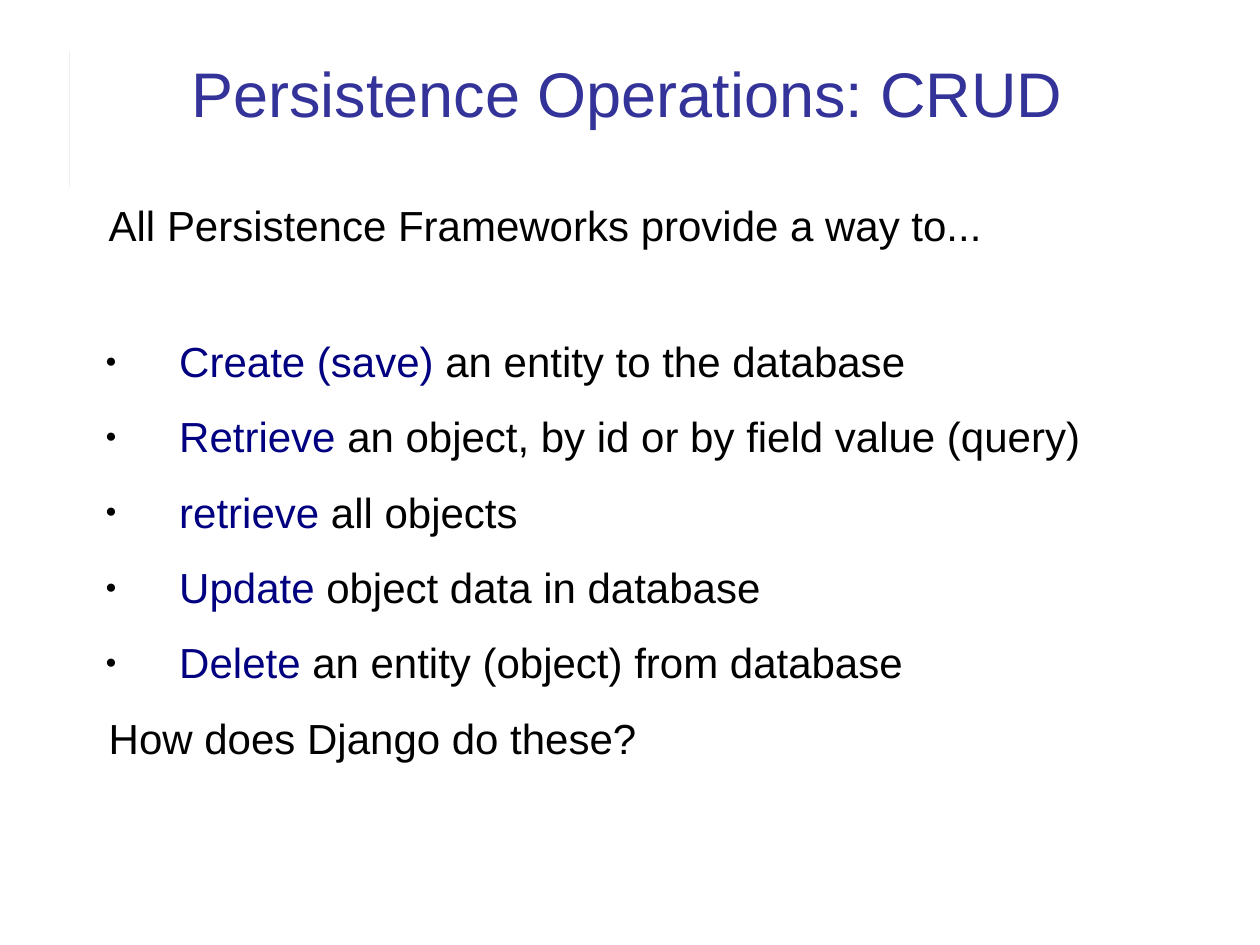
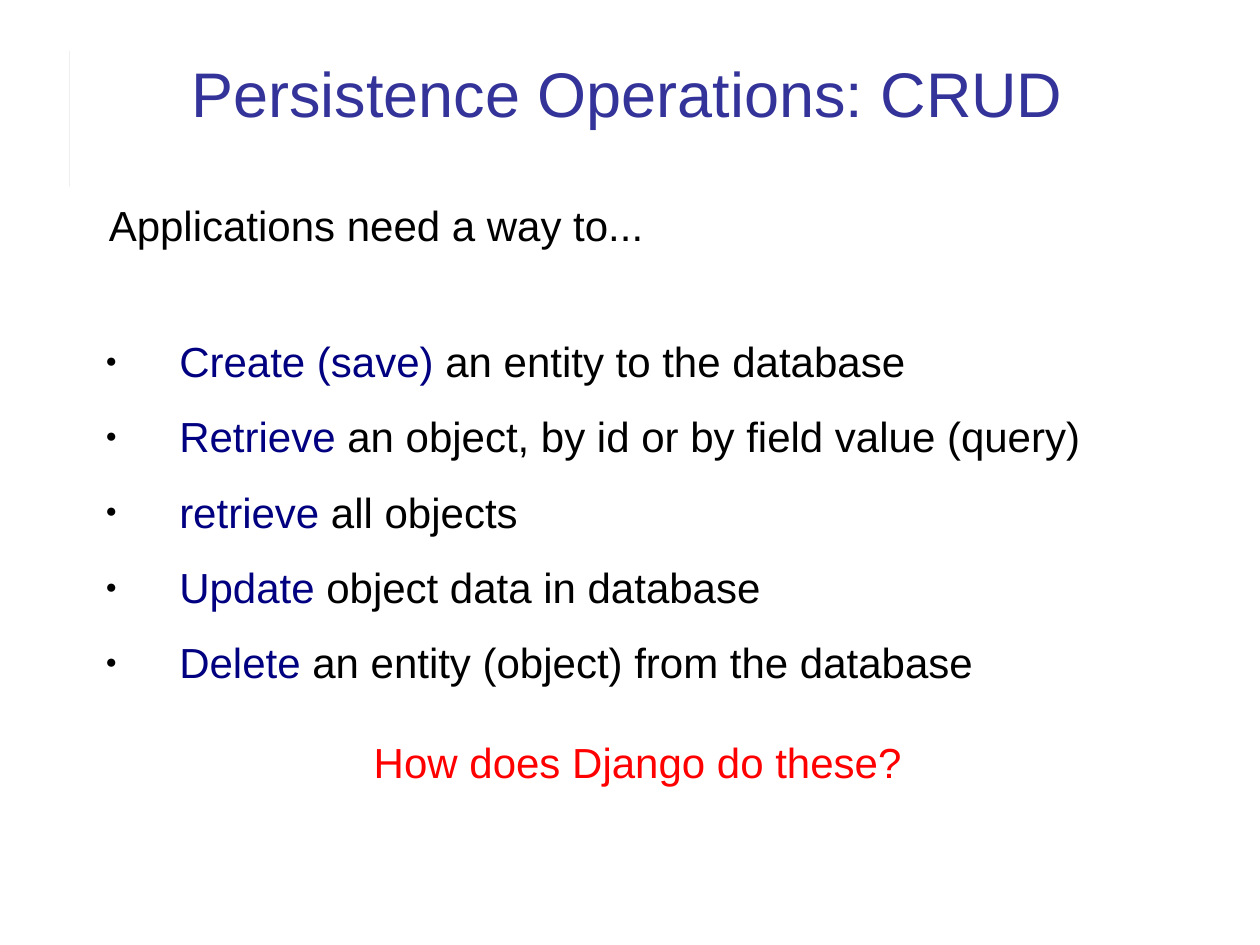
Before and after one commit to cpske/ISP, a slide deck: slide 29 of django/Django-review-1.pptx. Drawn at 1260x945 pixels with LibreOffice and Linux fonts; fonts in the diff are those of the drawing. Boxes give left, top, right and bottom in pixels: in the first picture for what was removed or moved away, otherwise in the second. Text is boxed around its words. In the diff, an @@ line names an element or a change of style, - is before the commit and + after.

Commit message:
revise some Django review slides

```diff
--- a/django/Django-review-1.pptx
+++ b/django/Django-review-1.pptx
@@ text at box(109, 210, 643, 249): text changed @@
-All Persistence Frameworks provide a way to...
+Applications need a way to...
@@ text at box(179, 647, 973, 687): text changed @@
-● Delete an entity (object) from database
+● Delete an entity (object) from the database
@@ text at box(374, 747, 901, 787): text colour #000000 to #FF0000 in "How does Django do these?"; alignment left to centre; more space between paragraphs @@
```
Also in this commit, not shown: 14 other slides changed, 1 slide added, 1 slide removed, 1 other file.
